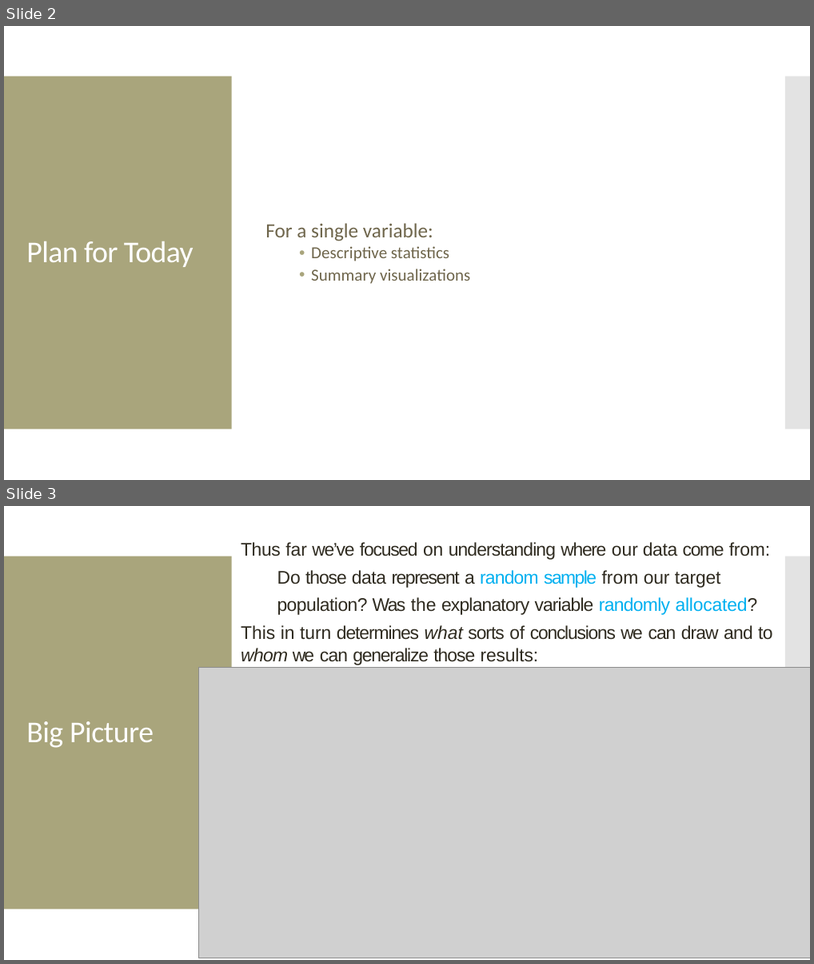
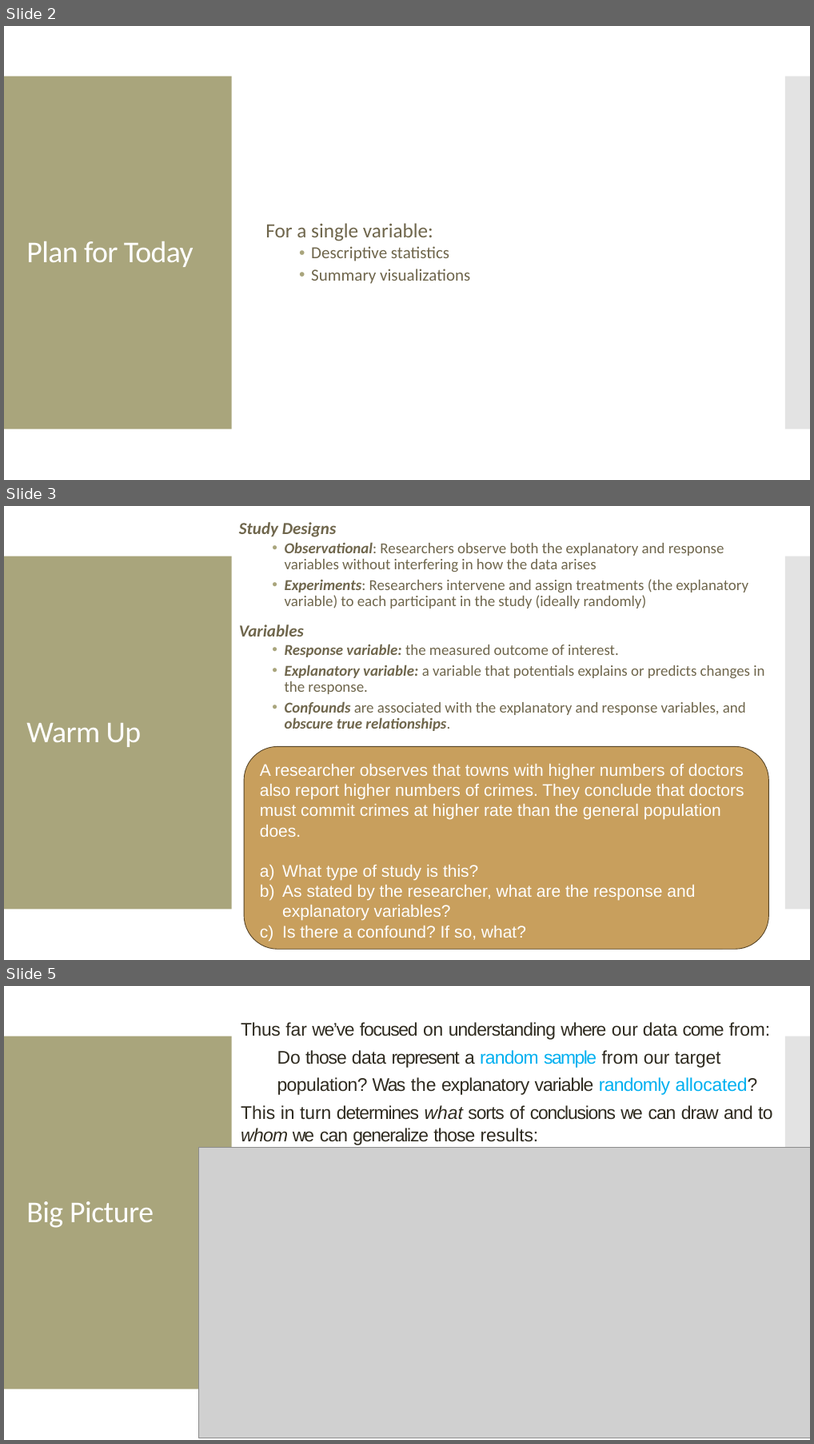
Before and after one commit to amosca01/MATH108-S24, a slide deck: slides/03-eda-pt1.pptx. Shown one above the other, each under a label of ours: slides 2 and 3 before the commit, slides 2, 3 and 5 after it; the slides between them are not shown. The pictures are 814x964 and 814x1444 pixels, drawn with LibreOffice and Linux fonts; fonts in the diff are those of the drawing; grey boxes stand for pictures. Boxes give left, top, right and bottom in pixels: in the first picture for what was removed or moved away, otherwise in the second. Text is boxed around its words. In the diff, an @@ line names an element or a change of style, - is before the commit and + after.

```diff
--- a/slides/03-eda-pt1.pptx
+++ b/slides/03-eda-pt1.pptx
@@ slide 3 added at [4, 506, 810, 960], background #FFFFFF; not listed: 2 template elements that a slide beside it also shows @@
@@ text added at [239, 522, 765, 731], 18 pt, text #6F664C @@
+Study Designs
+  • Observational: Researchers observe both the explanatory and response variables without interfering in how the data arises
+  • Experiments: Researchers intervene and assign treatments (the explanatory variable) to each participant in the study (ideally randomly)
+Variables
+  • Response variable: the measured outcome of interest.
+  • Explanatory variable: a variable that potentials explains or predicts changes in the response.
+  • Confounds are associated with the explanatory and response variables, and obscure true relationships.
@@ title added at [26, 723, 141, 747], 36 pt, text #FFFFFF @@
+Warm Up
@@ rounded rectangle added at [244, 746, 770, 949], fill #C89F5D, outline #584629 0.85 pt, 20 pt, text #FFFFFF @@
+A researcher observes that towns with higher numbers of doctors also report higher numbers of crimes. They conclude that doctors must commit crimes at higher rate than the general population does.
+a) What type of study is this?
+b) As stated by the researcher, what are the response and explanatory variables?
+c) Is there a confound? If so, what?
@@ what was slide 3 is now slide 5 @@
```
Also in this commit, not shown: 1 slide changed, 1 other slide added, 5 other files.
